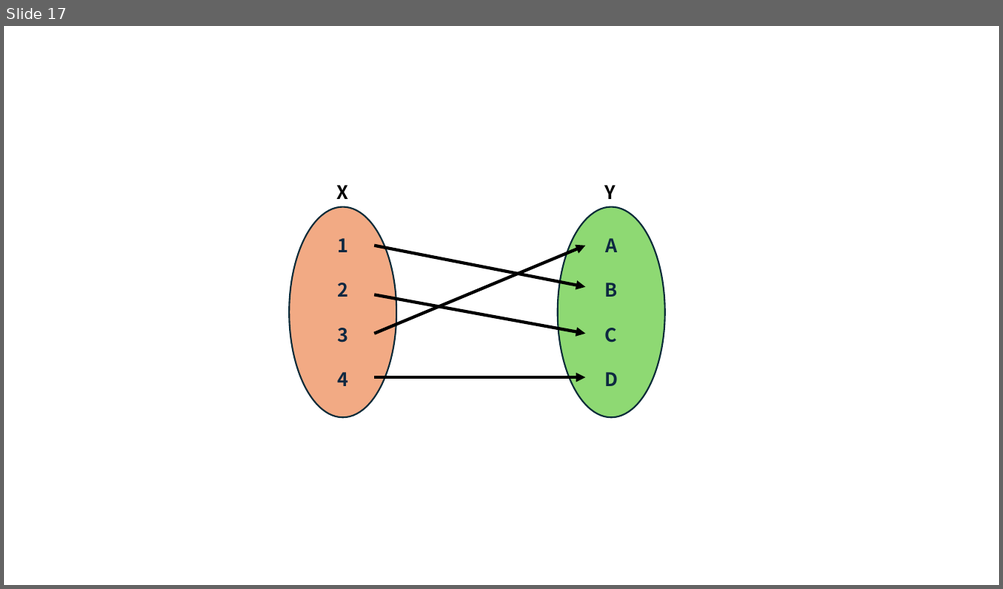
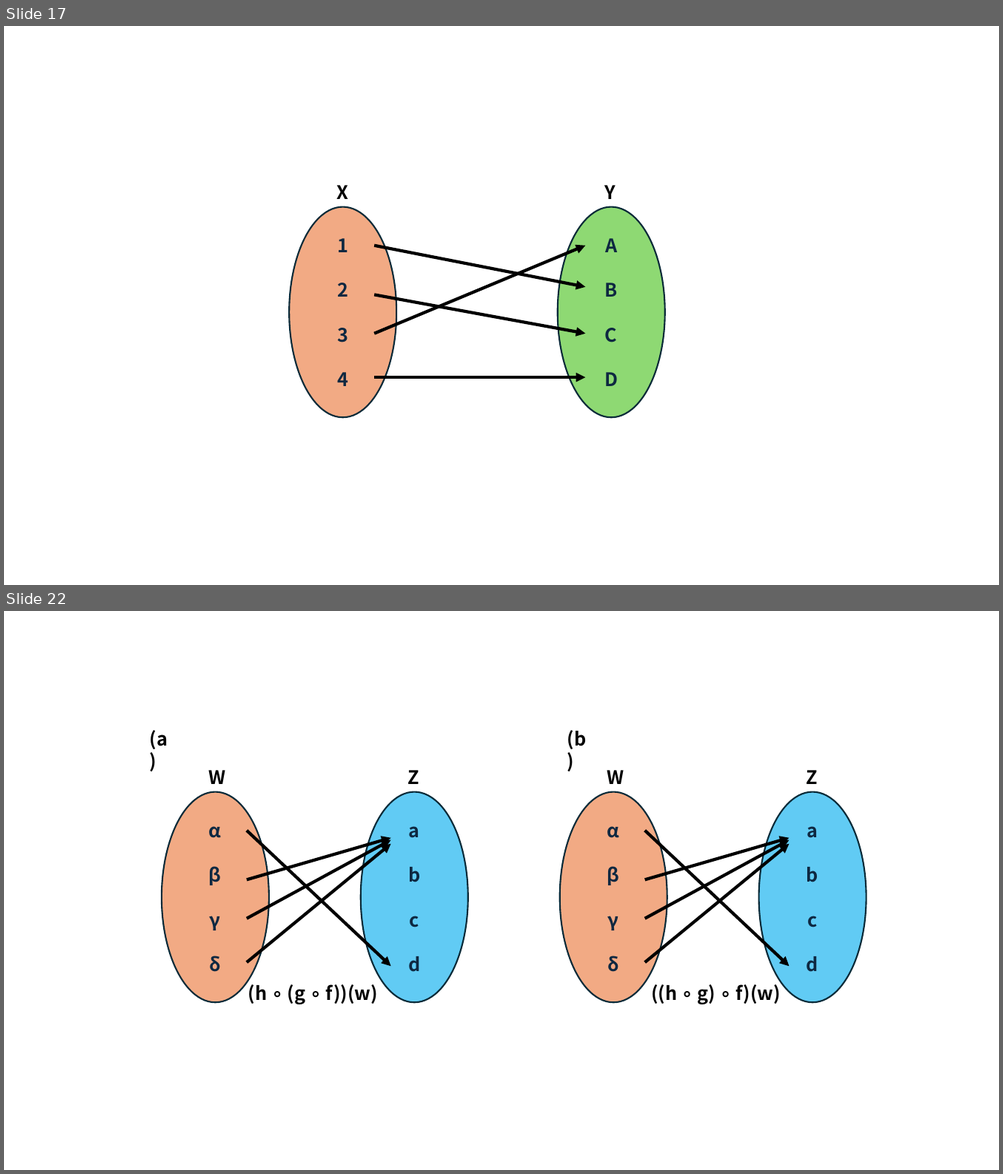
Before and after one commit to corn1200/GameMath-example, a slide deck: img/그림.pptx. Shown one above the other, each under a label of ours: slide 17 before the commit, slides 17 and 22 after it; the slides between them are not shown. The pictures are 1003x589 and 1003x1174 pixels, drawn with LibreOffice and Linux fonts; fonts in the diff are those of the drawing. Boxes give left, top, right and bottom in pixels: in the first picture for what was removed or moved away, otherwise in the second. Text is boxed around its words. In the diff, an @@ line names an element or a change of style, - is before the commit and + after.

```diff
--- a/img/그림.pptx
+++ b/img/그림.pptx
@@ slide 22 added at (4,611,999,1170), background #FFFFFF @@
@@ text added at (150,730,168,749), 18 pt, text #000000, bold @@
+(a)
@@ text added at (567,730,586,749), 18 pt, text #000000, bold @@
+(b)
@@ text added at (209,770,226,784), 18 pt, text #000000, bold @@
+W
@@ text added at (408,770,419,784), 18 pt, text #000000, bold @@
+Z
@@ text added at (607,770,624,784), 18 pt, text #000000, bold @@
+W
@@ text added at (806,770,817,784), 18 pt, text #000000, bold @@
+Z
@@ ellipse added at (162,792,269,1002), fill #F2AA84, outline #092A39 1.5 pt, 18 pt, text #0E2841, bold @@
+α
+β
+γ
+δ
@@ ellipse added at (361,792,468,1002), fill #61CBF4, outline #092A39 1.5 pt, 18 pt, text #0E2841, bold @@
+a
+b
+c
+d
@@ ellipse added at (560,792,667,1002), fill #F2AA84, outline #092A39 1.5 pt, 18 pt, text #0E2841, bold @@
+α
+β
+γ
+δ
@@ ellipse added at (759,792,867,1002), fill #61CBF4, outline #092A39 1.5 pt, 18 pt, text #0E2841, bold @@
+a
+b
+c
+d
@@ arrow added from (247, 830) to (390, 966), #000000 3 pt @@
@@ arrow added from (645, 830) to (789, 966), #000000 3 pt @@
@@ arrow added from (247, 880) to (390, 838), #000000 3 pt @@
@@ arrow added from (247, 918) to (390, 840), #000000 3 pt @@
@@ arrow added from (247, 963) to (390, 844), #000000 3 pt @@
@@ arrow added from (645, 880) to (789, 838), #000000 3 pt @@
@@ arrow added from (645, 918) to (789, 840), #000000 3 pt @@
@@ arrow added from (645, 963) to (789, 844), #000000 3 pt @@
@@ text added at (248,985,378,1005), 18 pt, text #000000, bold @@
+(h ∘ (g ∘ f))(w)
@@ text added at (651,982,780,1005), 18 pt, text #000000, bold @@
+((h ∘ g) ∘ f)(w)
```
Also in this commit, not shown: 4 other slides added, 6 other files.
